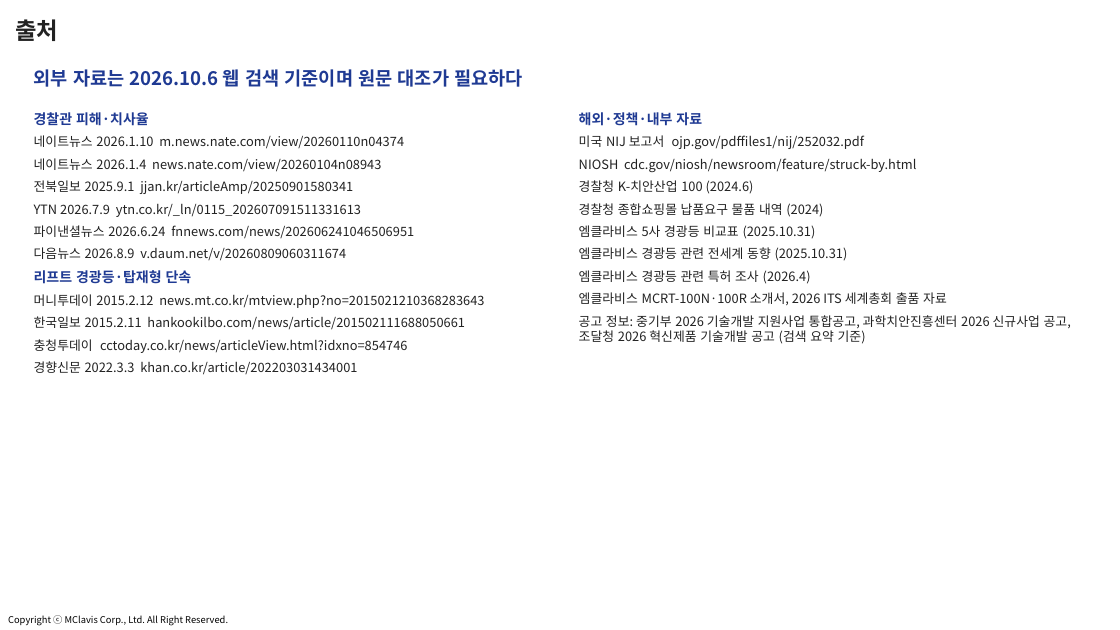
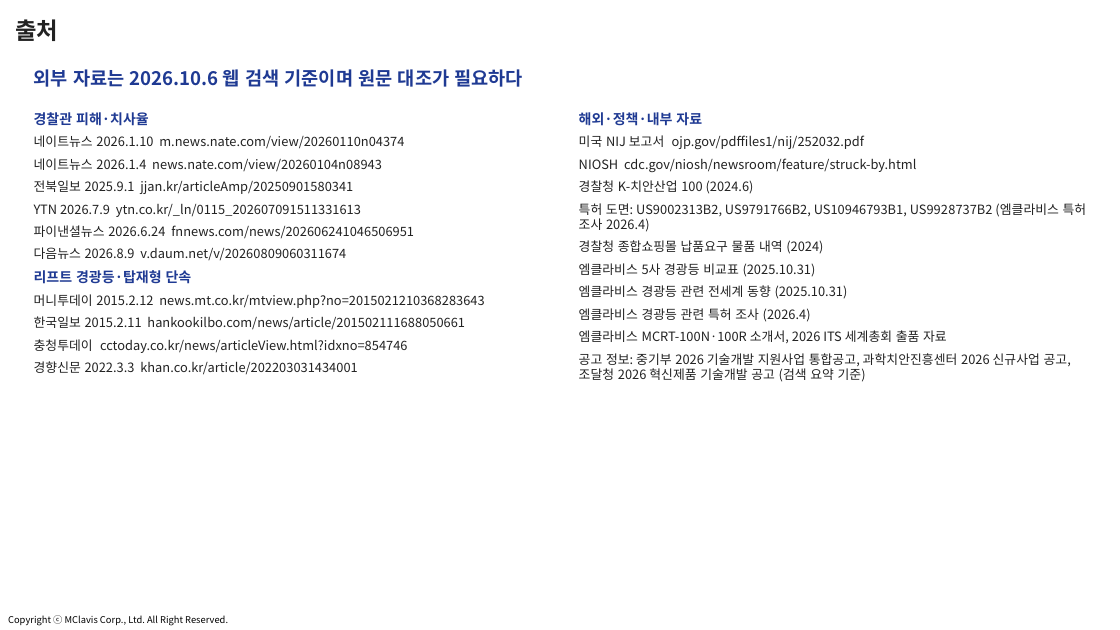
Before and after one commit to jangha-collab/jangha-kim, a slide deck: slide 24 of docs/사업계획서/2026-10_스마트경찰경광등_사업계획_과제제안.pptx (slide 23 before the commit). Drawn at 1120x630 pixels with LibreOffice and Linux fonts; fonts in the diff are those of the drawing; background and template pictures are left out. Boxes give left, top, right and bottom in pixels: in the first picture for what was removed or moved away, otherwise in the second. Text is boxed around its words. In the diff, an @@ line names an element or a change of style, - is before the commit and + after.

```diff
--- a/docs/사업계획서/2026-10_스마트경찰경광등_사업계획_과제제안.pptx
+++ b/docs/사업계획서/2026-10_스마트경찰경광등_사업계획_과제제안.pptx
@@ text at [579,203,1087,232]: paragraph added @@
+특허 도면: US9002313B2, US9791766B2, US10946793B1, US9928737B2 (엠클라비스 특허 조사 2026.4)
```
Also in this commit, not shown: 1 other slide changed, 1 slide added, 6 other files.
